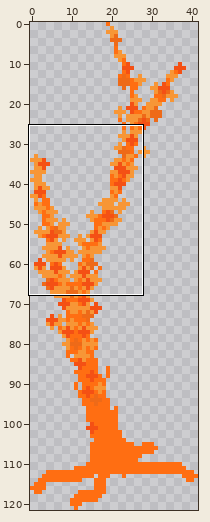
Edited in one commit: sprite sheet (sprites/misc/trees/orange/puzzle_4.png). Above: a wide view before the commit, with the close-up outlined.
Close-up. Before the edit:
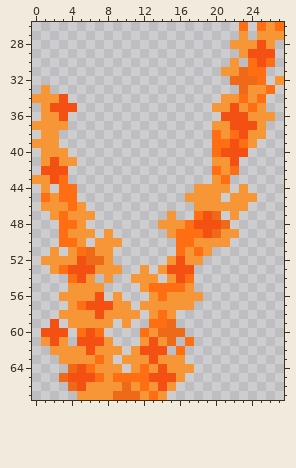
The file is 42x122 pixels. Shown: x 0..27, y 26..67.
The result:
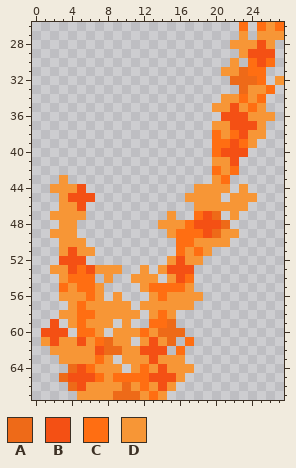
Palette (. is transparent): A #ee6a18  B #f45014  C #ff6e12  D #f79636
Diff:
{"y":33,"x":1,"old":"D","new":"."}
{"y":34,"x":0,"old":"DDDB","new":"...."}
{"y":35,"x":1,"old":"DBBB","new":"...."}
{"y":36,"x":1,"old":"DDB","new":"..."}
{"y":37,"x":0,"old":"DDDD","new":"...."}
{"y":38,"x":1,"old":"DD","new":".."}
{"y":39,"x":0,"old":"DDD","new":"..."}
{"y":40,"x":1,"old":"DDD","new":"..."}
{"y":41,"x":1,"old":"DBDD","new":"...."}
{"y":42,"x":1,"old":"BBB","new":"..."}
{"y":43,"x":0,"old":"DDBC","new":"...D"}
{"y":44,"x":1,"old":"D.CC.","new":".DDDB"}
{"y":45,"x":1,"old":"CDCC..","new":"..DBBB"}
{"y":46,"x":1,"old":"DD","new":".."}
{"y":46,"x":4,"old":"CD","new":"DB"}
{"y":47,"x":3,"old":"C","new":"D"}
{"y":47,"x":6,"old":"D","new":"."}
{"y":48,"x":3,"old":"CCD","new":"DD."}
{"y":49,"x":2,"old":".C","new":"DD"}
{"y":49,"x":5,"old":"DD","new":".."}
{"y":49,"x":8,"old":"D","new":"."}
{"y":50,"x":3,"old":"CC","new":"DD"}
{"y":50,"x":7,"old":"DDD","new":"..."}
{"y":51,"x":2,"old":"D.DCADD","new":".DBDD.."}
{"y":52,"x":1,"old":"DDDD","new":"..BB"}
{"y":52,"x":6,"old":"AAD","new":"..."}
{"y":53,"x":3,"old":"C","new":"D"}
{"y":53,"x":5,"old":"B","new":"C"}
{"y":54,"x":3,"old":".","new":"D"}
{"y":54,"x":5,"old":"BD","new":"CC"}
{"y":55,"x":3,"old":".","new":"C"}
{"y":55,"x":5,"old":"DD","new":"CC"}
{"y":56,"x":6,"old":"DB","new":"CD"}
{"y":57,"x":6,"old":"BBB","new":"DDD"}
{"y":58,"x":5,"old":"DDB","new":"CCD"}
{"y":59,"x":5,"old":"D","new":"C"}
{"y":60,"x":6,"old":"BC","new":"CD"}
{"y":60,"x":9,"old":"...","new":"DDD"}
{"y":61,"x":4,"old":".","new":"D"}
{"y":61,"x":6,"old":"BBD..","new":"DCADD"}
{"y":62,"x":6,"old":"BDDD.","new":"DBAAD"}
